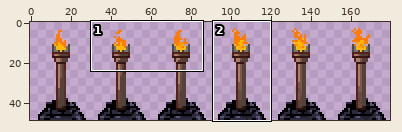
File history of a sprite sheet, frontend/src/img/spritesheets/tiles/torch_spritesheet.png. Above: a wide view before the commit, with the close-up outlined.
Close-up. The starting point:
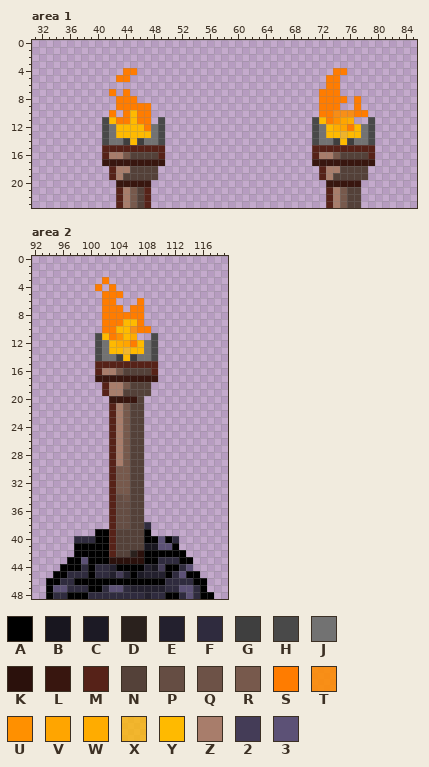
The file is 180x49 pixels. Colours within 5 levels of each other are drawn and written as one. Shown: area 1: x 31..85, y 0..23; area 2: x 92..119, y 0..48. The commit also changed other parts of the picture, which this record leaves out.
Palette (. is transparent): A #000000  B #18161f  C #1c1a25  D #2a211d  E #23202e  F #2f2b3e  G #3f3f3f  H #494949  J #727272  K #2b110c  L #38160f  M #562218  N #544139  P #654d43  Q #6d5247  R #77594c  S #ff7c00  T #ff8b00e2  U #ff9000  V #ffa500  W #ffac00  X #ffba00c6  Y #ffba00  Z #a87d6b  2 #443c57  3 #5c5176
Pixels before, area 1, first column x 41:
 4 ...SS............................SS....
 5 ..SS............................SS.....
 6 ................................SS.....
 7 .S.S...........................SSS.....
 8 ..SSS..........................SSSS.S..
 9 ..SSSSS........................SSS..S..
10 .S.SYSS........................SSTTTSS.
11 HYSSYSS.H.....................HYSUVW..H
12 HJYYYYSJH.....................HJYWVSYJH
13 HJYYYYYJH.....................HJYYXYYJH
14 HJJGYGJJH.....................HJJGYGJJH
15 MMMMMMMMM.....................MMMMMMMMM
16 MZZRNNNNM.....................MZZRNNNNM
17 LLLLLLLLL.....................LLLLLLLLL
18 .MZZNNNN.......................MZZNNNN.
19 .MZNNNNN.......................MZNNNNN.
20 ..LLLLL.........................LLLLL..
21 ..MZRNM.........................MZRNN..
22 ..MZRNM.........................MZRNN..
23 ..MZRNM.........................MZRNN..
Pixels before, area 2, first column x 94:
 3 ........S...............
 4 .......S.S..............
 5 ........SSS.............
 6 ........SS...S..........
 7 ........SSS.SS..........
 8 ........SSSSSS..........
 9 ........SSSYYS..........
10 ........SSYYTSS.........
11 .......HYSUYW..H........
12 .......HJYWVSYJH........
13 .......HJYYXYYJH........
14 .......HJJGYGJJH........
15 .......MMMMMMMMM........
16 .......MZZRNNNNM........
17 .......LLLLLLLLL........
18 ........MZZRNNN.........
19 ........MZZNNNN.........
20 .........LLLLN..........
21 .........MZRNN..........
22 .........MZRNN..........
23 .........MZRNN..........
24 .........MZRNN..........
25 .........MZRNN..........
26 .........MZRNN..........
27 .........MZRNN..........
28 .........MZRNN..........
29 .........MZRNN..........
30 .........MRRNN..........
31 .........MRRNN..........
32 .........MRRNN..........
33 .........MRRNN..........
34 .........MPQNN..........
35 .........MPPNN..........
36 .........MPPNN..........
37 .........MPPNN..........
38 .........MPPNNF.........
39 .......AAMNNNNA.........
40 ....FFFAAMNNNNAA3AF.....
41 ....AAAAAMNNNNBB33A.....
42 ....AAAAAMNNDKAAAAAA....
43 ...AA3AAAKKKKKAAFFFAA...
44 ..AAAFAFFEAAAAEB2AAF3...
45 .AAFFFAFFE2EACEEEAF3AA..
46 AAFFAAAAAAAAAAAAAFFFFAA.
47 A33FFFAAF33FEEEEEFF33FA.
48 AFFAAAFFFFFFFFEFFAAF3FAA
New version:
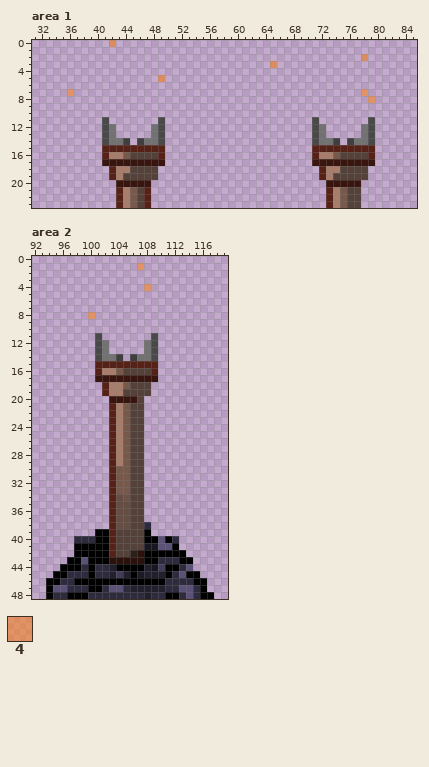
Colours new in this view: 4 #ff7c0080
Difference:
Area 1:
Colour 4 now appears in row 0 at x 42; in row 2 at x 78; in row 3 at x 65; in row 5 at x 49; in row 7 at x 36 and 78; in row 8 at x 79.
The edit erases colour S in row 4 at x 44 to 45 and 74 to 75; in row 5 at x 43 to 44 and 73 to 74; in row 6 at x 73 to 74; in row 7 at x 42, 44 and 72 to 74; in row 8 at x 43 to 45, 72 to 75 and 77; in row 9 at x 43 to 47, 72 to 74 and 77.
The edit erases colour S in row 10 at x 42, 44, 46 to 47, 72 to 73 and 77 to 78; in row 11 at x 43 to 44, 46 to 47 and 73; in row 12 at x 47 and 76.
The edit erases colour T in row 10 at x 74 to 76.
The edit erases colour U in row 11 at x 74.
The edit erases colour V in rows 11 to 12 at x 75.
The edit erases colour W in row 11 at x 76; in row 12 at x 74.
The edit erases colour X in row 13 at x 75.
The edit erases colour Y in row 10 at x 45; in row 11 at x 42, 45 and 72; in row 12 at x 43 to 46, 73 and 77; in row 13 at x 43 to 47, 73 to 74 and 76 to 77; in row 14 at x 45 and 75.
Area 2:
Colour 4 now appears in row 1 at x 107; in row 4 at x 108; in row 8 at x 100.
The edit erases colour S in row 3 at x 102; in row 4 at x 101 and 103; in row 5 at x 102 to 104; in row 6 at x 102 to 103 and 107; in row 7 at x 102 to 104 and 106 to 107; in row 8 at x 102 to 107.
The edit erases colour S in row 9 at x 102 to 104 and 107; in row 10 at x 102 to 103 and 107 to 108; in row 11 at x 103; in row 12 at x 106.
The edit erases colour T in row 10 at x 106.
The edit erases colour U in row 11 at x 104.
The edit erases colour V in row 12 at x 105.
The edit erases colour W in row 11 at x 106; in row 12 at x 104.
The edit erases colour X in row 13 at x 105.
The edit erases colour Y in row 9 at x 105 to 106; in row 10 at x 104 to 105; in row 11 at x 102 and 105; in row 12 at x 103 and 107; in row 13 at x 103 to 104 and 106 to 107; in row 14 at x 105.
